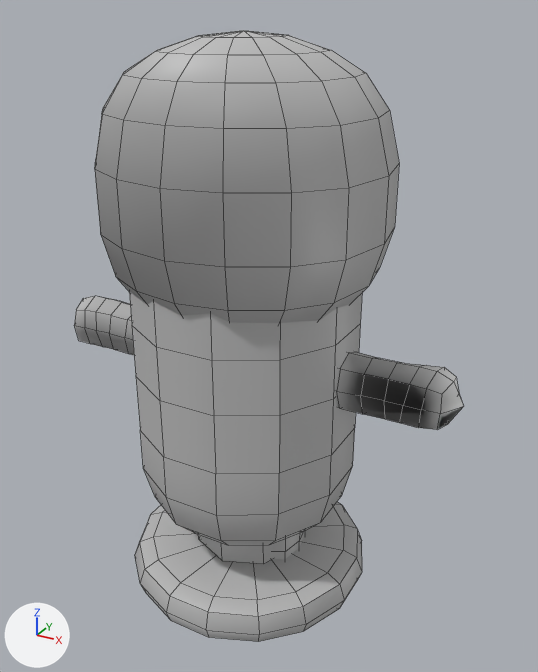
What one commit did to the FBX model Editor/IKRig/Combat/Punch_Combo.fbx.
The view is the same before and after, from a camera (50 mm lens) standing at (2.15, -3.63, 3.59) and looking at (0.11, 0.08, 1.74). The lights are fixed; the arrows at lower left show +X, +Y and +Z. The first picture is the older version. Mesh edges are drawn as thin lines. Where no turn or scale is listed for an object, it has been applied to the vertices.

In view in the first picture: 'SandSackMesh', 'StickMan'.
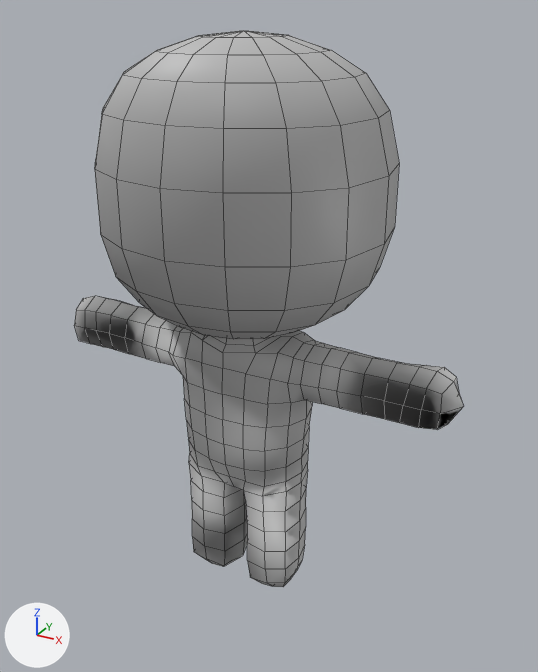
Diff of the bpy script that builds the scene:
```diff
--- a/Editor/IKRig/Combat/Punch_Combo.fbx.py
+++ b/Editor/IKRig/Combat/Punch_Combo.fbx.py
@@ me_mesh @@
 me_mesh.from_pydata(...)  # 530 vertices, 540 faces; spans x -1.36..1.36, y -0.79..0.8, z -0.06..3.49
 # used by ob_stickman; location = (0.0, 0.0, 0.0)
+# me_mesh part 1: its shading normals changed
 me_mesh.materials.append(mat_lambert1)
@@ ob_sandsackmesh @@
-ob_sandsackmesh = bpy.data.objects.new('SandSackMesh', me_mesh_001)
-ob_sandsackmesh.location = (0.0, 2.681, 0.0)
```

Location of each change, [x1, y1, x2, y2] in pixels of the pictures (538 x 672 px):
'StickMan', shading changed: [75, 244, 464, 560] in both
'SandSackMesh', deleted: before [129, 292, 362, 642]
